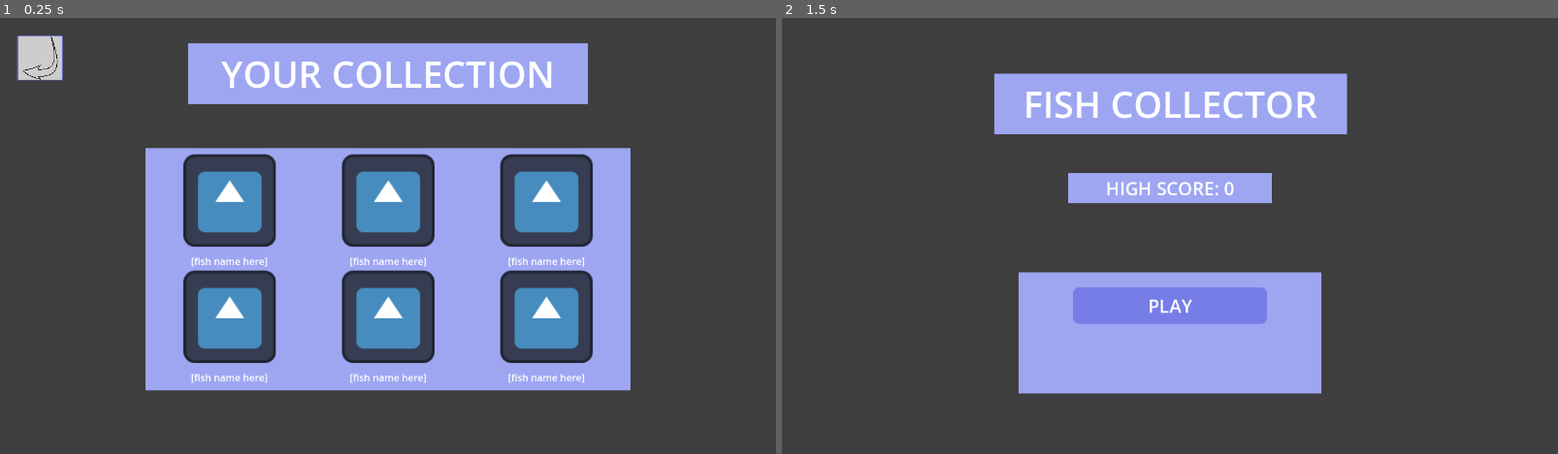
Above: before the commit, frames 1-2 (left to right).
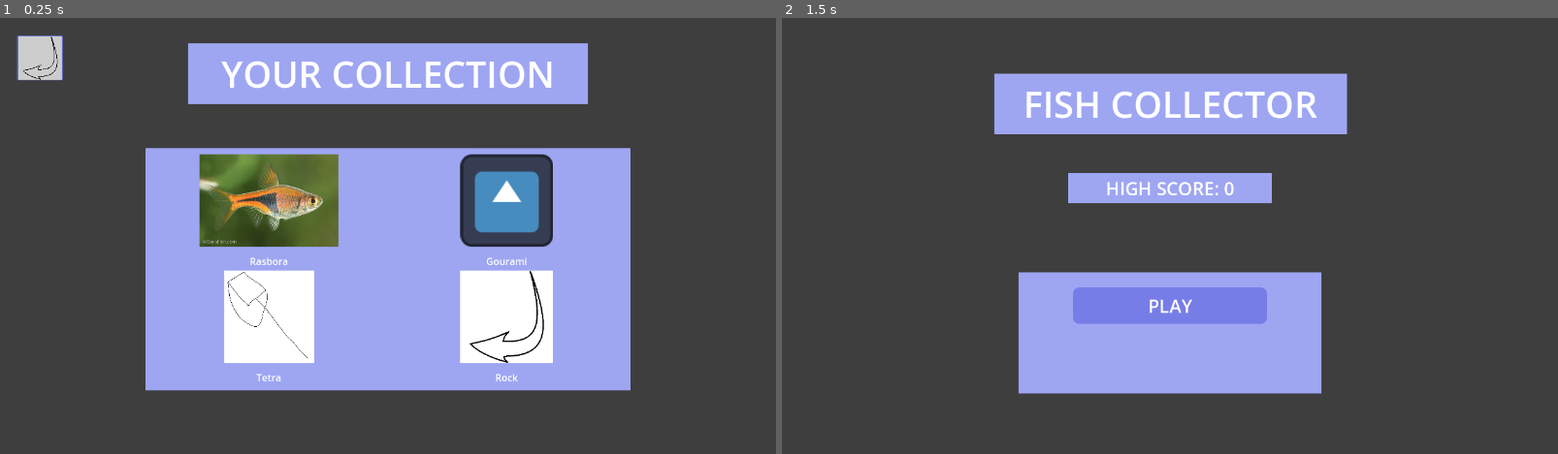
Above: after the commit, the same moments.

Repository: lolyay270/Mobile-Dev-Small
Game: Godot game, scene res://scenes/collection.tscn
Two runs of this game, one before a commit and one after it. Both use one fixed random seed, a clock stepped at 60 frames per second and the inputs below. This scene is started directly instead of the project's main scene. The engine's default icon, where the game draws it, is replaced by a stand-in: a white triangle on a blue panel in a dark square.
Inputs (mouse positions are in pixels of both pictures, inside the frame that each line leads up to):
- Up to frame 1 (0.25 s): no input
- Up to frame 2 (1.5 s): tap Enter at 0.5 s; move the mouse to (1340, 214) at 0.52 s; press the mouse at (1340, 214) at 0.53 s; release the mouse at (1340, 214) at 1.25 s; click (820, 57) at 1.25 s

The runs differ from the first frame. In frame 1, 20% of the frame differs, in the area x 23-77%, y 31-84%; in frame 2, nothing differs.
Error before the commit: Invalid access to property or key 'stat' on a base object of type 'VSplitContainer (collectable.gd)'. (res://scripts/UI)

Commit message:
feat(collect): shows all preloaded objects

Diff:
--- a/scenes/collection.tscn
+++ b/scenes/collection.tscn
@@ -1,11 +1,10 @@
-[gd_scene load_steps=7 format=3 uid="uid://dt8lqqkoet3n"]
+[gd_scene load_steps=6 format=3 uid="uid://06b48nuxoc01"]
 
 [ext_resource type="LabelSettings" uid="uid://2gbyhnsfxrd8" path="res://themes/title label.tres" id="1_akiqc"]
 [ext_resource type="Theme" uid="uid://cv4hxqc66pyku" path="res://themes/option buttons/option buttons.tres" id="1_m8hiy"]
 [ext_resource type="Texture2D" uid="uid://24b5josru515" path="res://assets/curveArrow.png" id="2_akiqc"]
 [ext_resource type="Script" uid="uid://dav5rnbek6wak" path="res://scripts/UI elements/loadSceneButton.gd" id="3_tdt8g"]
 [ext_resource type="Script" uid="uid://70868cgiqwh" path="res://scripts/UI elements/collection.gd" id="5_5vqia"]
-[ext_resource type="PackedScene" uid="uid://b05jsafbt3667" path="res://objects/collectable.tscn" id="5_tdt8g"]
 
 [node name="Collection" type="Control"]
 layout_mode = 3
@@ -104,22 +103,4 @@
 columns = 3
 script = ExtResource("5_5vqia")
 
-[node name="Collectable" parent="bg/GridContainer" instance=ExtResource("5_tdt8g")]
-layout_mode = 2
-
-[node name="Collectable2" parent="bg/GridContainer" instance=ExtResource("5_tdt8g")]
-layout_mode = 2
-
-[node name="Collectable3" parent="bg/GridContainer" instance=ExtResource("5_tdt8g")]
-layout_mode = 2
-
-[node name="Collectable4" parent="bg/GridContainer" instance=ExtResource("5_tdt8g")]
-layout_mode = 2
-
-[node name="Collectable5" parent="bg/GridContainer" instance=ExtResource("5_tdt8g")]
-layout_mode = 2
-
-[node name="Collectable6" parent="bg/GridContainer" instance=ExtResource("5_tdt8g")]
-layout_mode = 2
-
 [connection signal="button_up" from="main menu button" to="main menu button" method="_on_button_up"]
--- a/scripts/UI elements/collectable.gd
+++ b/scripts/UI elements/collectable.gd
@@ -9,3 +9,4 @@
 
 	#change sprite to match stats
 	sprite.texture = stats.sprite
+	fishName.text = stats.name
--- a/scripts/UI elements/collection.gd
+++ b/scripts/UI elements/collection.gd
@@ -2,6 +2,20 @@
 
 @onready var collectablePrefab: PackedScene = preload("res://objects/collectable.tscn")
 
+var collectables: Array
+
 func _ready() -> void:
-	var collect = collectablePrefab.instantiate()
-	collect.stat
+	# get all objects to show, ensure rock is last
+	collectables.append_array(GameManager.fishResources)
+	collectables.append(GameManager.rockResource)
+
+	# adjust columns to fit the number of fish
+	# this will only look good until 10 objects, 11 looks BAD
+	self.columns = ceil(collectables.size() / 2.0)
+
+	# add each object into the scene
+	for object in collectables:
+		var collect = collectablePrefab.instantiate()
+		add_child(collect)
+
+		collect.setStats(object)
